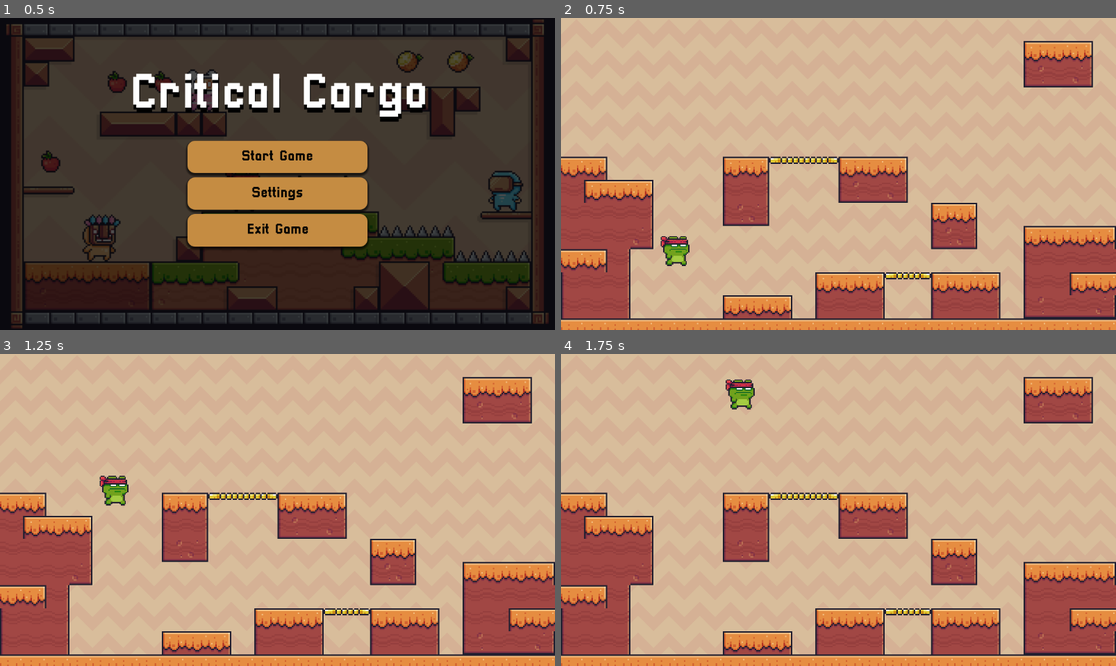
Above: before the commit, frames 1-4 (two rows, left to right).
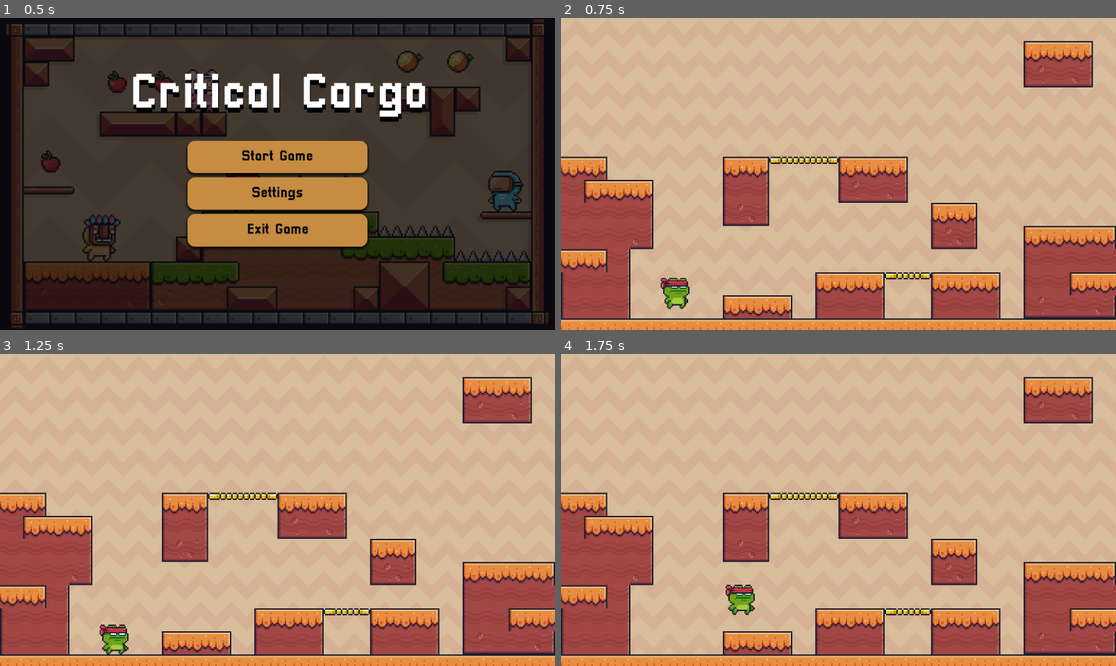
Above: after the commit, the same moments.

Repository: Orangeangelo/Year12GameCriticalCargo
Game: Godot game, scene res://Scenes/Main_Menu.tscn
Two runs of this game, one before a commit and one after it. Both use one fixed random seed, a clock stepped at 60 frames per second and the inputs below.
Inputs:
- Up to frame 1 (0.5 s): no input
- Up to frame 2 (0.75 s): click "Start Game" at 0.5 s
- Up to frame 3 (1.25 s): no input
- Up to frame 4 (1.75 s): tap Enter (ui_accept) at 1.25, 1.35, 1.52 s; hold Right (ui_right) from 1.28 s (still down)

Frame 1 is identical in both runs. In frame 2, 0.8% of the frame differs, in the area x 17-24%, y 69-94%; in frame 3, 0.8%; in frame 4, 0.8%, in the area x 29-35%, y 8-84%.

Commit message:
Map/Character V3
Added sprite animations and completed my basic code

Diff:
--- a/Scenes/Main_character.tscn
+++ b/Scenes/Main_character.tscn
@@ -199,8 +199,9 @@
 position = Vector2(-4, -6)
 scale = Vector2(2.59375, 2.59375)
 sprite_frames = SubResource("SpriteFrames_v467w")
-animation = &"Running"
-frame_progress = 0.695814
+animation = &"Idle"
+autoplay = "Idle"
+frame_progress = 0.331903
 
 [node name="CollisionShape2D" type="CollisionShape2D" parent="."]
 position = Vector2(-3, -1)
--- a/Scenes/main_character.gd
+++ b/Scenes/main_character.gd
@@ -1,24 +1,20 @@
 extends CharacterBody2D
-
 
 const SPEED = 300.0
 const JUMP_VELOCITY = -400.0
 
-
 var gravity = ProjectSettings.get_setting("physics/2d/default_gravity")
 
+func _physics_process(delta):
+	# Apply gravity when not on the floor
+	if not is_on_floor():
+		velocity.y += gravity * delta  # Apply gravity to pull the character down
 
-func _physics_process(delta):
-	#Add the gravity
-	if not is_on_floor():
-		velocity.y = JUMP_VELOCITY
+	# Handle jump input
+	if Input.is_action_just_pressed("ui_accept") and is_on_floor():
+		velocity.y = JUMP_VELOCITY  # Set upward velocity only when jumping
 
-	if Input.is_action_just_pressed("ui_accept") and is_on_floor():
-		velocity.y =JUMP_VELOCITY
-
-
-
-
+	# Handle horizontal movement
 	var direction = Input.get_axis("ui_left", "ui_right")
 	if direction:
 		velocity.x = direction * SPEED
